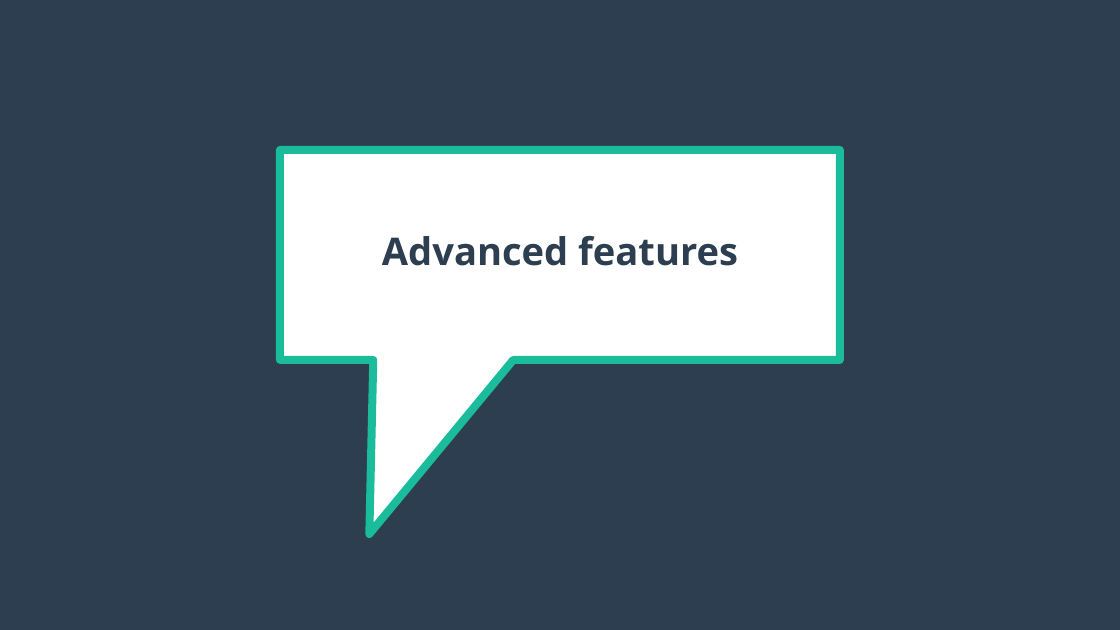
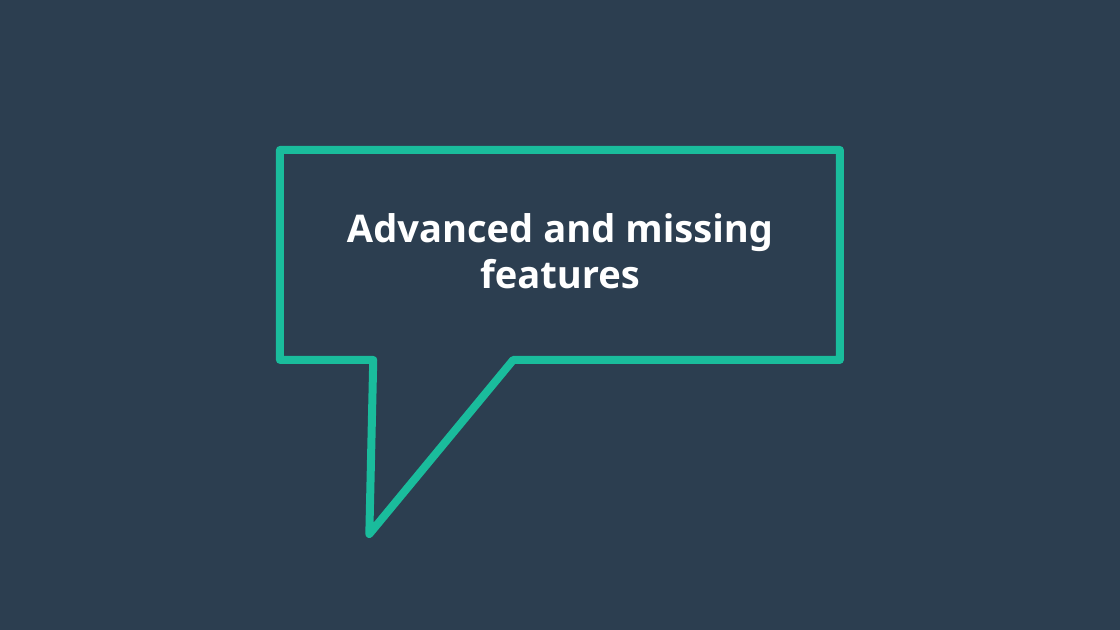
Before and after one commit to roskakori/django-search-example, a slide deck: slide 24 of Full text search with Django and PostgreSQL.odp (slide 12 before the commit). Drawn at 1120x630 pixels with LibreOffice and Linux fonts; fonts in the diff are those of the drawing. Boxes give left, top, right and bottom in pixels: in the first picture for what was removed or moved away, otherwise in the second. Text is boxed around its words. In the diff, an @@ line names an element or a change of style, - is before the commit and + after.

```diff
--- a/Full text search with Django and PostgreSQL.odp
+++ b/Full text search with Django and PostgreSQL.odp
@@ speech box at [281, 150, 841, 361]: fill #FFFFFF to none @@
@@ title at [347, 213, 773, 289]: text changed; text colour #2C3E50 to #FFFFFF @@
-Advanced features
+Advanced and missing features
```
Also in this commit, not shown: 15 other slides changed, 12 slides added.
